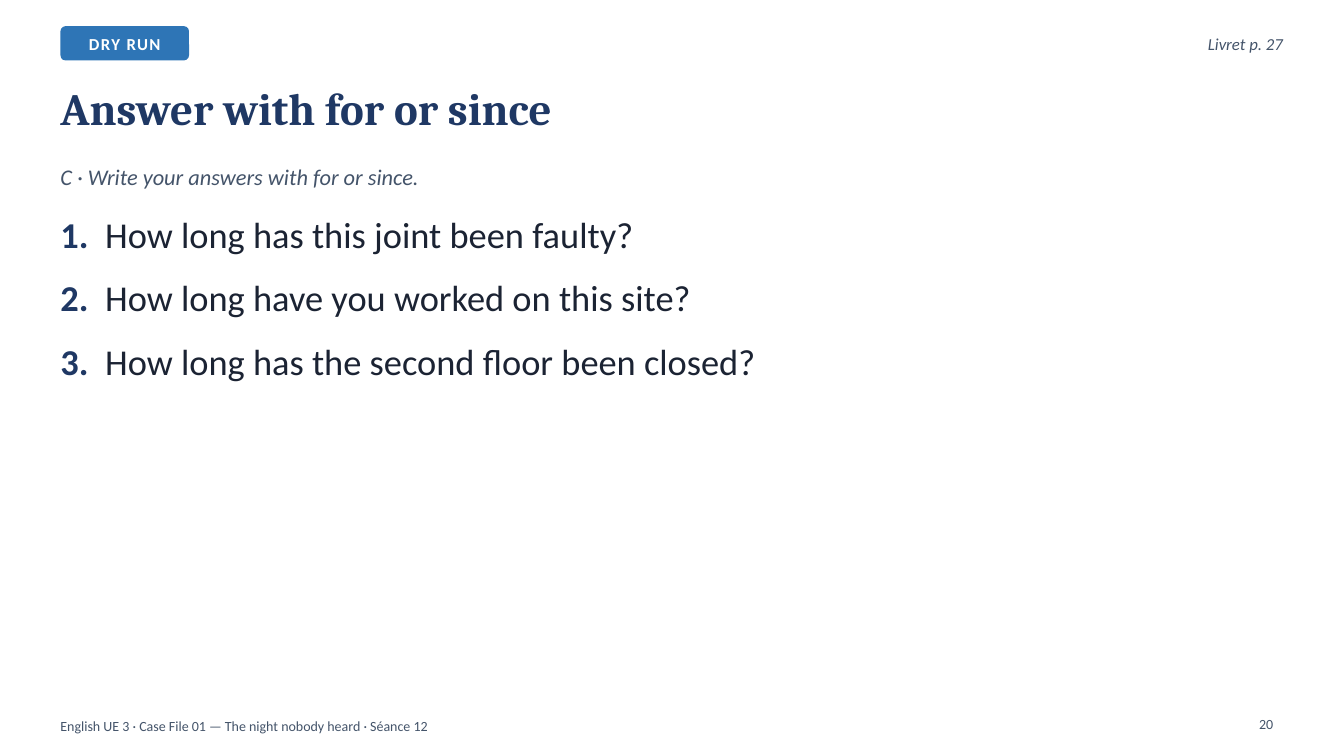
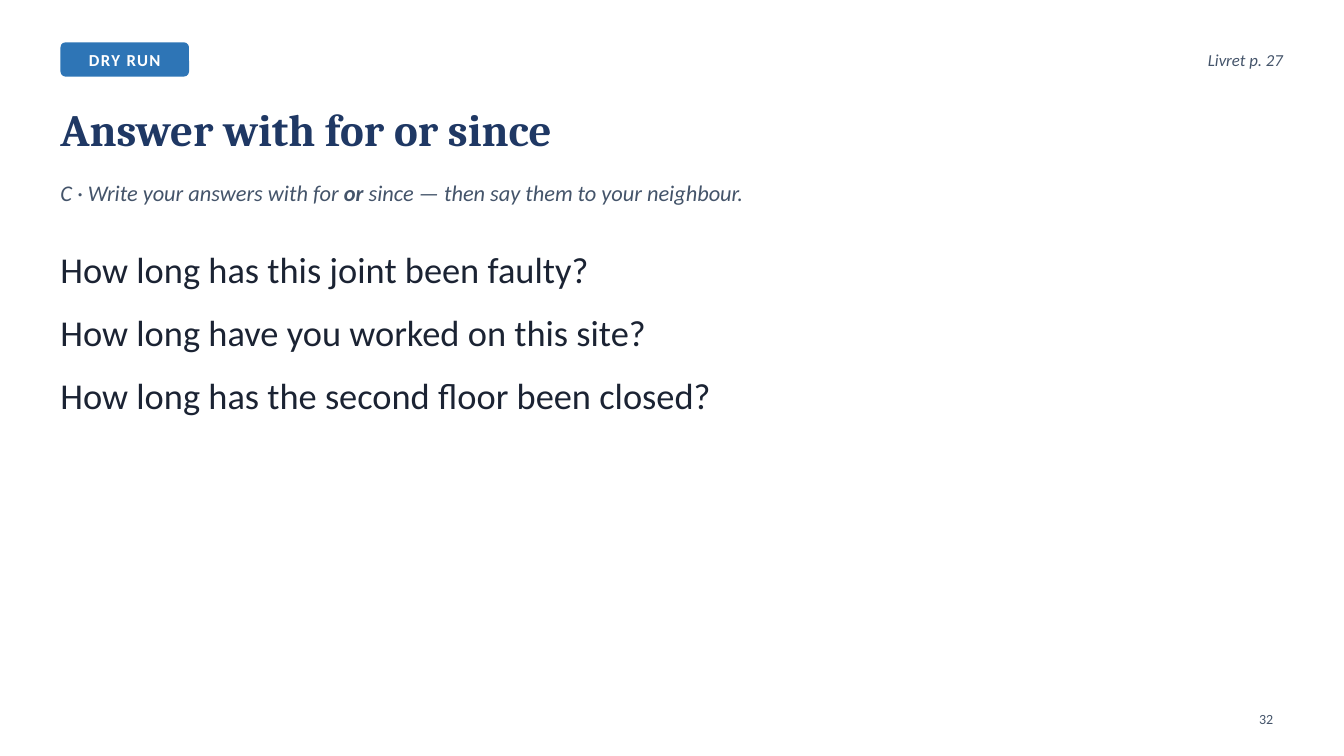
Before and after one commit to ajouniaux/talenleren, a slide deck: slide 32 of powerpoints/Seance_12_Scene5_What_the_email_admits.pptx (slide 20 before the commit). Drawn at 1344x756 pixels with LibreOffice and Linux fonts; fonts in the diff are those of the drawing. Boxes give left, top, right and bottom in pixels: in the first picture for what was removed or moved away, otherwise in the second. Text is boxed around its words. In the diff, an @@ line names an element or a change of style, - is before the commit and + after.

```diff
--- a/powerpoints/Seance_12_Scene5_What_the_email_admits.pptx
+++ b/powerpoints/Seance_12_Scene5_What_the_email_admits.pptx
@@ rounded rectangle "DRY RUN": place and size @@
-rounded rectangle "DRY RUN" at (60, 26, 189, 60)
+rounded rectangle "DRY RUN" at (60, 42, 189, 77)
@@ text "Livret p. 27": place and size @@
-text "Livret p. 27" at (1208, 38, 1283, 53)
+text "Livret p. 27" at (1208, 54, 1283, 69)
@@ title "Answer with for or since": place and size @@
-title "Answer with for or since" at (60, 93, 552, 126)
+title "Answer with for or since" at (60, 114, 552, 147)
@@ text at (60, 185, 743, 205): text changed @@
-C · Write your answers with for or since.
+C · Write your answers with for or since — then say them to your neighbour.
@@ text at (60, 257, 710, 416): text changed @@
-1. How long has this joint been faulty?
-2. How long have you worked on this site?
-3. How long has the second floor been closed?
+How long has this joint been faulty?
+How long have you worked on this site?
+How long has the second floor been closed?
@@ page number added at (1259, 715, 1273, 724), 10 pt, text #44546A @@
+32
@@ text removed at (60, 721, 428, 734) @@
-English UE 3 · Case File 01 — The night nobody heard · Séance 12
@@ page number removed at (1259, 720, 1273, 729) @@
-20
```
Also in this commit, not shown: 18 other slides changed, 15 slides added, 3 slides removed, 7 other files.
